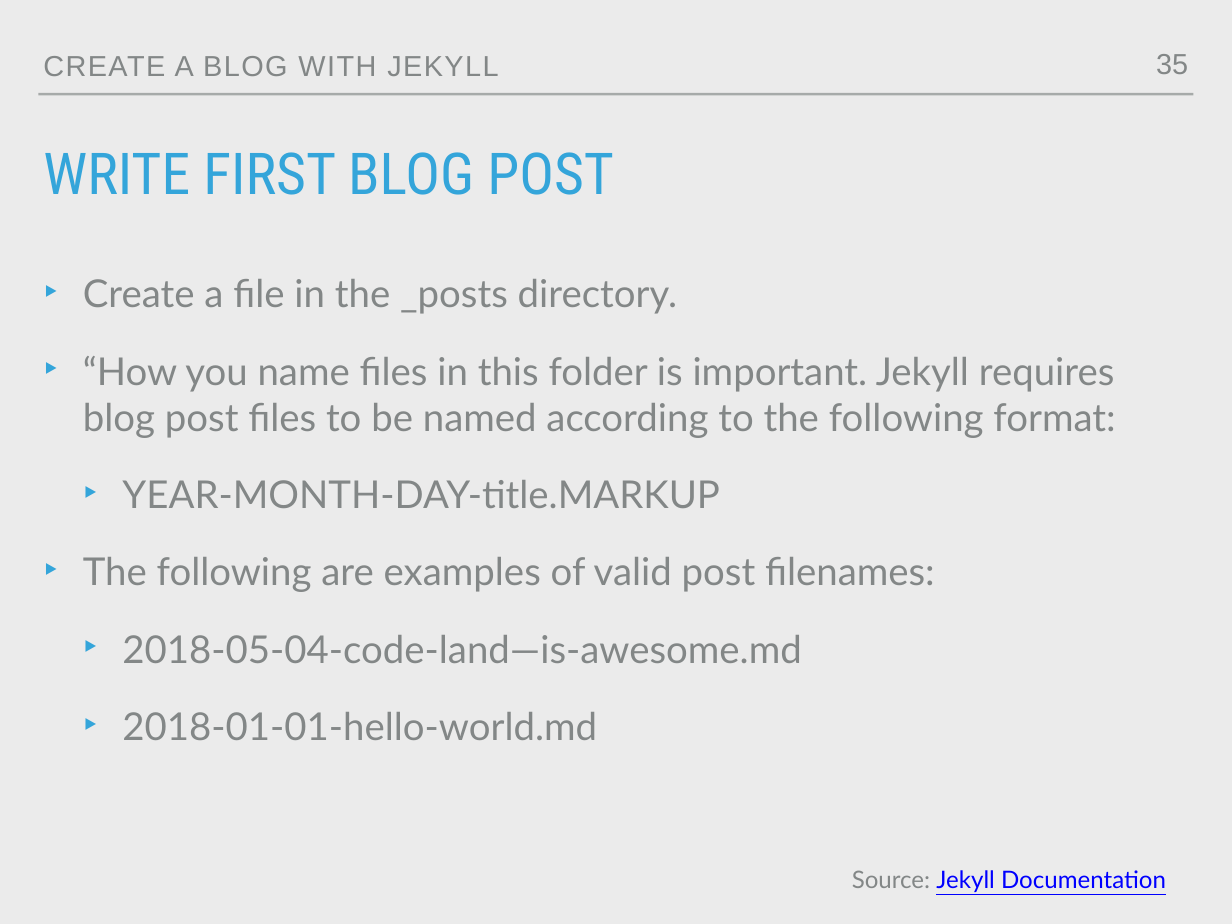
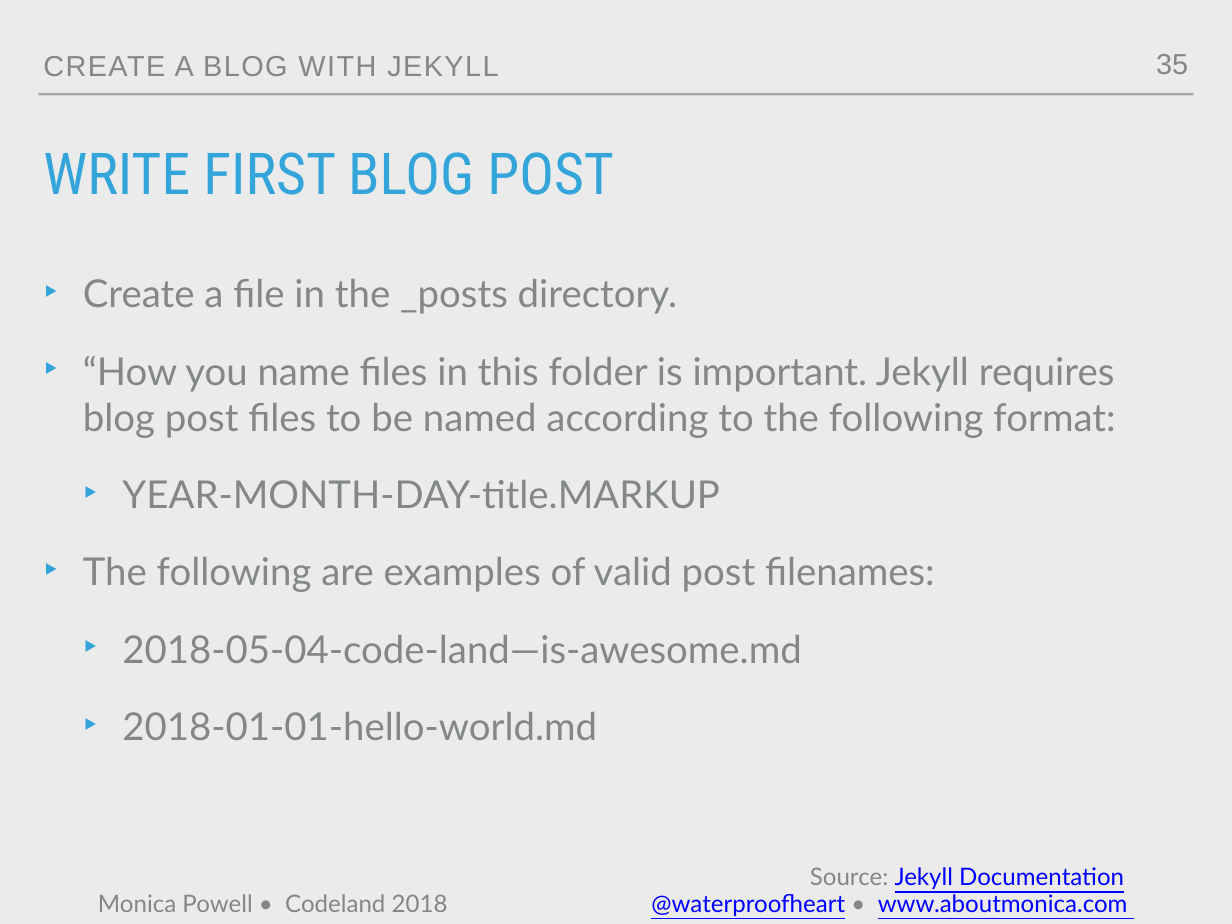
Before and after one commit to M0nica/codeland-workshop, a slide deck: slide 35 of codeland2018.pptx. Drawn at 1232x924 pixels with LibreOffice and Linux fonts; fonts in the diff are those of the drawing; background and template pictures are left out. Boxes give left, top, right and bottom in pixels: in the first picture for what was removed or moved away, otherwise in the second. Text is boxed around its words. In the diff, an @@ line names an element or a change of style, - is before the commit and + after.

```diff
--- a/codeland2018.pptx
+++ b/codeland2018.pptx
@@ text "Source: Jekyll Documentation": place and size @@
-text "Source: Jekyll Documentation" at [852, 870, 1166, 892]
+text "Source: Jekyll Documentation" at [810, 867, 1124, 889]
@@ text added at [98, 891, 1128, 916], 20 pt, text #0000FF, underline @@
+Monica Powell • Codeland 2018 @waterproofheart • www.aboutmonica.com
```
Also in this commit, not shown: 59 other slides changed, 4 other files.
